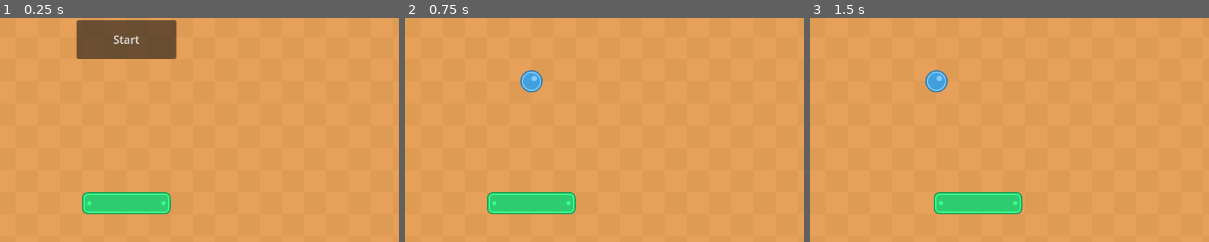
Above: before the commit, frames 1-3 (left to right).
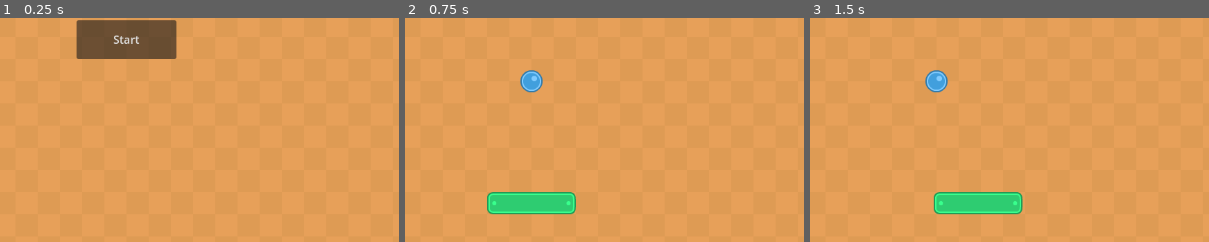
Above: after the commit, the same moments.

Repository: pinkkis/godot-bricks
Game: Godot game, scene res://scenes/game_board.tscn
Same seed, same stepped clock (60 frames per second), same inputs: the game is played once before the commit and once after it.
Inputs:
- Up to frame 1 (0.25 s): no input
- Up to frame 2 (0.75 s): click "Start" at 0.5 s
- Up to frame 3 (1.5 s): tap Enter at 1.25 s; hold Right (ui_right) from 1.28 s (still down)
The pictures show only the part of the screen within x 34-84%, y 50-100%; the shares and areas given below are measured in that part.

The runs differ from the first frame. In frame 1, 2.3% of the frame differs, in the area x 20-43%, y 77-88%; in frame 2, nothing differs; in frame 3, nothing differs.

Commit message:
feat: add game over and export

Diff:
--- a/scenes/game_board.tscn
+++ b/scenes/game_board.tscn
@@ -145,4 +145,13 @@
 theme_override_font_sizes/font_size = 30
 text = "0"
 
+[node name="GameOverLabel" type="Label" parent="."]
+visible = false
+offset_left = 384.0
+offset_top = 288.0
+offset_right = 752.0
+offset_bottom = 400.0
+theme_override_font_sizes/font_size = 64
+text = "GAME OVER"
+
 [connection signal="pressed" from="StartButton" to="." method="_on_start_pressed"]
--- a/scripts/game_board.gd
+++ b/scripts/game_board.gd
@@ -10,20 +10,17 @@
 @onready var lives_label = $LivesLabel
 @onready var bricks = $Bricks
 @onready var score_label = $ScoreLabel
+@onready var game_over_label = $GameOverLabel
 
 var score = 0
 
 var ball_scene = preload("res://scenes/ball.tscn")
 var paddle_scene = preload("res://scenes/paddle.tscn")
+var paddle: Paddle
 
 # Called when the node enters the scene tree for the first time.
 func _ready():
 	lives_label.text = str(lives)
-	var paddle = paddle_scene.instantiate()
-	paddle.global_position = paddle_start_position.global_position
-	paddle.SPEED = paddle_base_speed
-	add_child(paddle)
-
 
 func _process(_delta):
 	pass
@@ -38,10 +35,17 @@
 	lives -= 1
 	lives_label.text = str(lives)
 
+func spawn_paddle():
+	paddle = paddle_scene.instantiate()
+	paddle.global_position = paddle_start_position.global_position
+	paddle.SPEED = paddle_base_speed
+	add_child(paddle)
+
 func _on_ball_ball_lost():
 	print("ball lost")
 	if lives == 0:
-		print("game over")
+		game_over_label.visible = true
+		paddle.queue_free()
 	else:
 		spawn_ball()
 
@@ -51,4 +55,5 @@
 
 func _on_start_pressed():
 	spawn_ball()
+	spawn_paddle()
 	start.queue_free()
Not shown, added: export_presets.cfg
Not shown, changed: .gitignore
